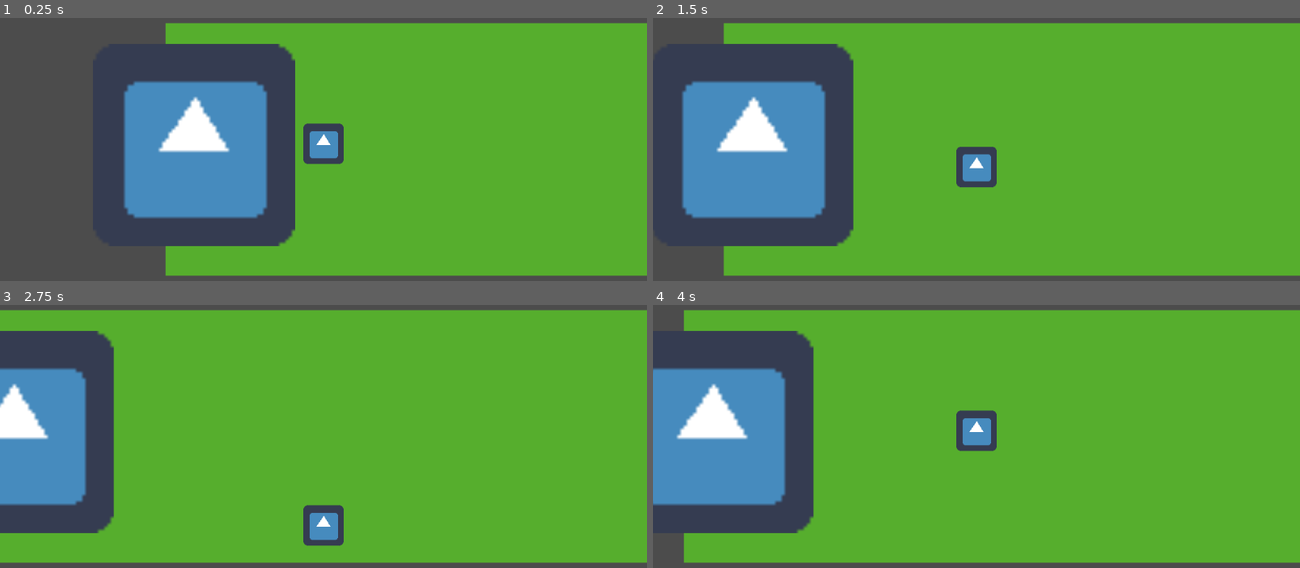
Above: before the commit, frames 1-4 (two rows, left to right).
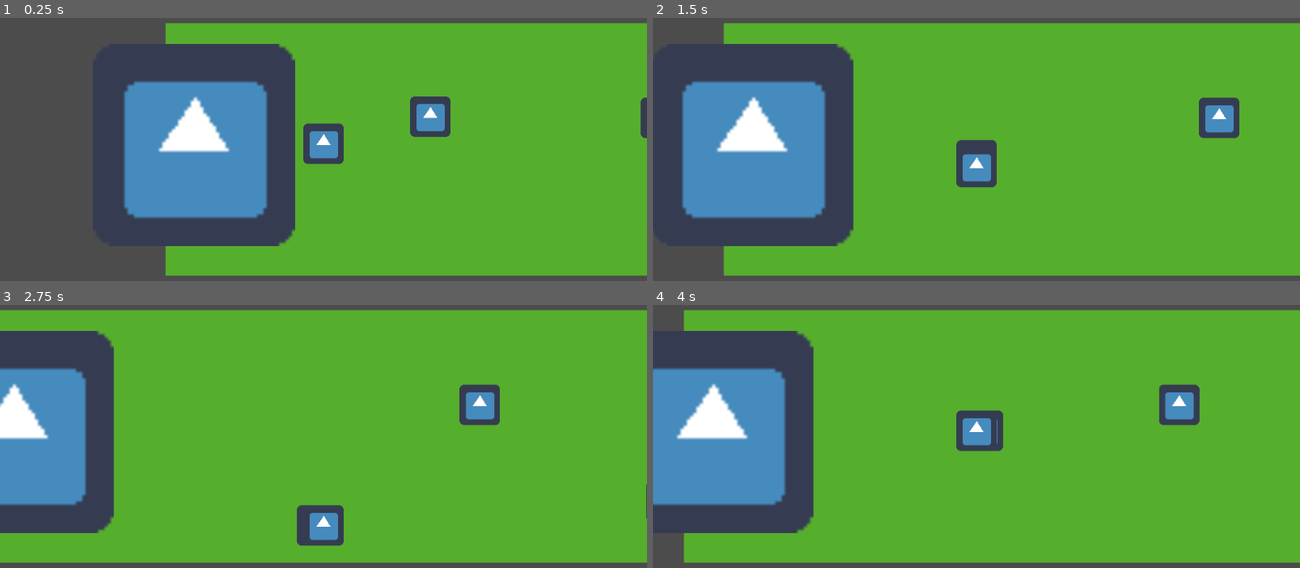
Above: after the commit, the same moments.

Repository: TremblingInferno/TokenWilderness
Game: Godot game, scene res://main.tscn
Two runs of this game, one before a commit and one after it. Both use one fixed random seed, a clock stepped at 60 frames per second and the inputs below. The engine's default icon, where the game draws it, is replaced by a stand-in: a white triangle on a blue panel in a dark square.
Inputs:
- Up to frame 1 (0.25 s): no input
- Up to frame 2 (1.5 s): tap Enter at 0.5 s; hold D (right) 0.53-1.28 s; hold S (down) from 1.28 s (still down)
- Up to frame 3 (2.75 s): release S (down) at 2.03 s; hold D (right) from 2.03 s (still down)
- Up to frame 4 (4 s): release D (right) at 2.78 s; hold W (up) 2.78-3.53 s; hold A (left) from 3.53 s (still down)

The runs differ from the first frame. In frame 1, 1.1% of the frame differs, in the area x 63-100%, y 29-46%; in frame 2, 1.1%; in frame 3, 1.1%, in the area x 45-100%, y 30-92%; in frame 4, 1.1%.

Commit message:
items + collecting

Diff:
--- /dev/null
+++ b/Items/item.gd
@@ -0,0 +1,23 @@
+extends Sprite
+class_name Item
+
+export var item_name:String
+export(NodePath) onready var area2d = get_node(area2d) as Area2D
+export(Curve) var attractor_curve
+
+func _process(delta):
+	for area in area2d.get_overlapping_areas():
+		if area.is_in_group("Player"):
+			attract(area, delta)
+
+func attract(area, delta):
+	var diff = area.global_position - self.global_position
+	if diff.length() < 0.1:
+		pick_up(area)
+		return
+	var move_vector = lerp(self.global_position, area.global_position, attractor_curve.interpolate(1/diff.length()))
+	self.position = move_vector
+
+func pick_up(area):
+	queue_free()
+	GameEvents.emit_signal("item_picked_up", self)
--- /dev/null
+++ b/Items/item.tscn
@@ -0,0 +1,21 @@
+[gd_scene load_steps=5 format=2]
+
+[ext_resource path="res://Items/item.gd" type="Script" id=1]
+[ext_resource path="res://icon.png" type="Texture" id=2]
+
+[sub_resource type="Curve" id=2]
+_data = [ Vector2( 0, 0.315951 ), 0.0, 0.186628, 0, 0, Vector2( 1, 1 ), 2.01969, 0.0, 0, 0 ]
+
+[sub_resource type="CircleShape2D" id=1]
+radius = 50.0
+
+[node name="Item" type="Sprite"]
+texture = ExtResource( 2 )
+script = ExtResource( 1 )
+area2d = NodePath("Area2D")
+attractor_curve = SubResource( 2 )
+
+[node name="Area2D" type="Area2D" parent="."]
+
+[node name="CollisionShape2D" type="CollisionShape2D" parent="Area2D"]
+shape = SubResource( 1 )
--- /dev/null
+++ b/Items/stick.tscn
@@ -0,0 +1,6 @@
+[gd_scene load_steps=2 format=2]
+
+[ext_resource path="res://Items/item.tscn" type="PackedScene" id=1]
+
+[node name="Stick" instance=ExtResource( 1 )]
+item_name = "Stick"
--- a/main.tscn
+++ b/main.tscn
@@ -1,7 +1,8 @@
-[gd_scene load_steps=3 format=2]
+[gd_scene load_steps=4 format=2]
 
 [ext_resource path="res://icon.png" type="Texture" id=1]
 [ext_resource path="res://main.gd" type="Script" id=3]
+[ext_resource path="res://Items/stick.tscn" type="PackedScene" id=4]
 
 [node name="Main" type="Node2D"]
 script = ExtResource( 3 )
@@ -20,3 +21,22 @@
 
 [node name="Spawn_point" type="Position2D" parent="Cave"]
 position = Vector2( 41, -0.400005 )
+
+[node name="ItemSpawner" type="Spawner2D" parent="."]
+modify_rotation = false
+modify_scale = false
+
+[node name="Stick" parent="." instance=ExtResource( 4 )]
+position = Vector2( 419, 246 )
+
+[node name="Stick2" parent="." instance=ExtResource( 4 )]
+position = Vector2( 784, 248 )
+
+[node name="Stick3" parent="." instance=ExtResource( 4 )]
+position = Vector2( 1080, 401 )
+
+[node name="Stick4" parent="." instance=ExtResource( 4 )]
+position = Vector2( 1158, 175 )
+
+[node name="Stick5" parent="." instance=ExtResource( 4 )]
+position = Vector2( 1539, 319 )
--- a/player.tscn
+++ b/player.tscn
@@ -11,6 +11,9 @@
 "speed": 5.0
 } ]
 
+[sub_resource type="CircleShape2D" id=2]
+radius = 1.0
+
 [node name="Player" type="AnimatedSprite"]
 frames = SubResource( 1 )
 script = ExtResource( 2 )
@@ -20,3 +23,8 @@
 current = true
 limit_top = 0
 limit_bottom = 0
+
+[node name="MagentArea" type="Area2D" parent="." groups=["Player"]]
+
+[node name="PickupRadius" type="CollisionShape2D" parent="MagentArea"]
+shape = SubResource( 2 )
Not shown: 1 places in player.tscn that only renumber resources
